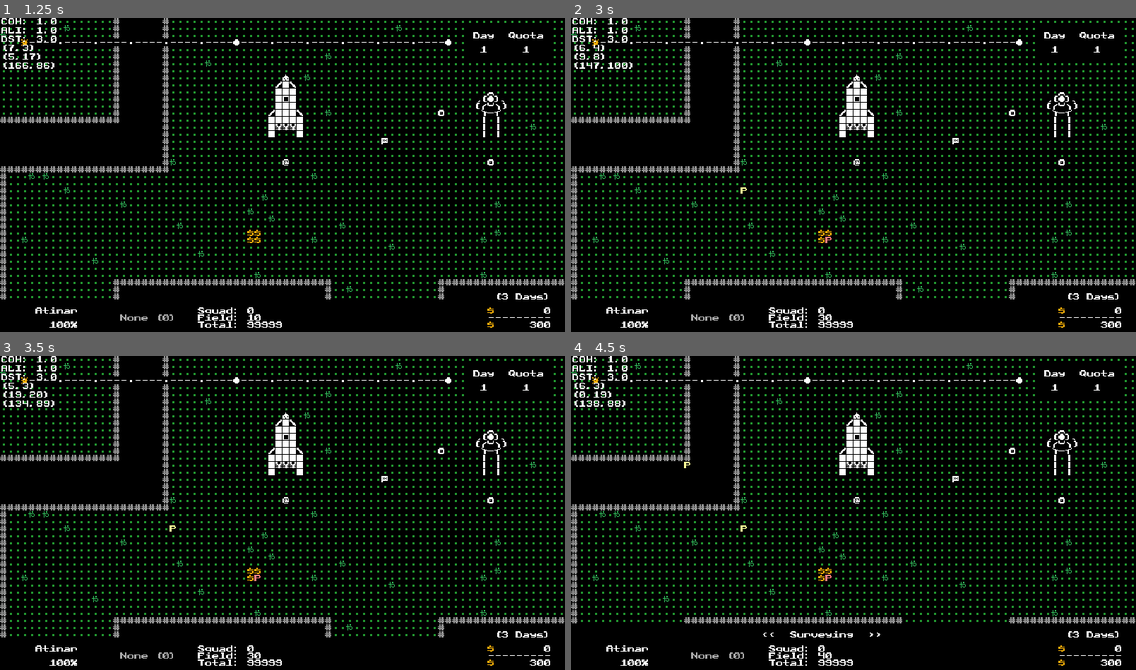
Above: before the commit, frames 1-4 (two rows, left to right).
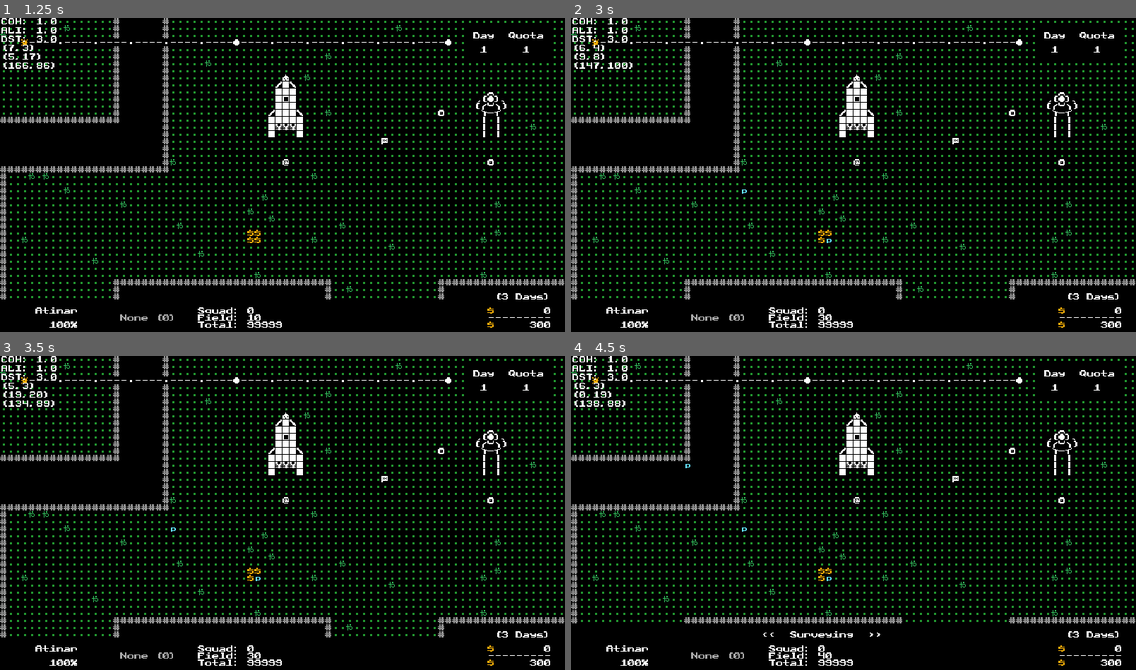
Above: after the commit, the same moments.

Repository: w00tyd00d/Roguemin
Game: Godot game, scene res://prefabs/main.tscn
Same seed, same stepped clock (60 frames per second), same inputs: the game is played once before the commit and once after it.
Inputs (mouse positions are in pixels of both pictures, inside the frame that each line leads up to):
- Up to frame 1 (1.25 s): tap Enter (c_confirm) at 0.5 s; drag from (282, 159) to (339, 105) at 0.52 s
- Up to frame 2 (3 s): tap Enter (c_confirm) at 1.25, 2, 2.1, 2.75 s; drag from (740, 193) to (825, 240) at 1.27 s; move the mouse to (910, 105) at 2.02 s; hold E (c_cycle_right) 2.03-2.75 s; drag from (825, 240) to (684, 127) at 2.77 s
- Up to frame 3 (3.5 s): no input
- Up to frame 4 (4.5 s): tap Enter (c_confirm) at 3.5, 4.25 s; move the mouse to (1023, 563) at 3.52 s; hold Q (c_cycle_left) 3.53-4.25 s; tap X (c_survey) at 3.6 s; drag from (684, 465) to (768, 434) at 4.27 s

Frame 1 is identical in both runs. In frame 2, less than 0.1% of the frame differs, in the area x 30-47%, y 53-72%; in frame 3, less than 0.1%; in frame 4, less than 0.1%, in the area x 20-47%, y 33-72%.
Error before the commit: Cannot call method 'clear' on a null value. (res://scripts/dual_map_layer.gd:20)
Error after the commit: Parse Error: The function signature doesn't match the parent. Parent signature is "do_action(Entity) -> ActionResult". (res://scripts/states/inanimate/inanimat…

Commit message:
Update State object and added ActionResult subclass

Diff:
--- a/script_templates/State/default.gd
+++ b/script_templates/State/default.gd
@@ -21,16 +21,17 @@
 
 
 # Changes how energy is consumed from the entity
-func use_energy(ent: Entity) -> void:
-    super(ent)
+func use_energy(ent: Entity, override := -1) -> void:
+    super(ent, override)
 
 
-# Attempts to perform an action to consume energy
-func do_action(ent: Entity) -> Array:
-    # Returns array of values:
-    #   [0]: bool, Result of the action
-    #   [1]: States.Enum, OPTIONAL new state
-    return [false]
+# Returns ActionResult object:
+#   success: bool, Result of the action
+#   override: int, OPTIONAL overridden energy cost
+# Chain a .new_state(state) call to include:
+#   state: enum, OPTIONAL new state to enter
+func do_action(ent: Entity) -> ActionResult:
+    return result(false)
 
 
 # Called when leaving the state
--- a/scripts/attack_indicator.gd
+++ b/scripts/attack_indicator.gd
@@ -101,7 +101,7 @@
     var debug_cb := func(ctx: DDARC.Context):
         _set_attack_position(ctx.grid_position)
 
-    var default_cb := func(ctx: DDARC.Context):
+    var default_cb := func(_ctx: DDARC.Context):
         pass
 
     var callback := debug_cb if Engine.is_editor_hint() else default_cb
--- a/scripts/entities/multi_tile_entity.gd
+++ b/scripts/entities/multi_tile_entity.gd
@@ -6,7 +6,7 @@
 var type : Type.Entity
 
 ## The exact center point of the entity.
-var center : Vector2
+# var center : Vector2
 
 ## The length from the center tile of the entity.
 var radius : int
@@ -47,8 +47,7 @@
 var default_carry_location : Tile
 
 ## The flag representing if the entity's bounding radius is even.
-var _is_even : bool :
-    get: return center == Vector2()
+var _is_even : bool
 
 
 func _init() -> void:
@@ -57,19 +56,6 @@
 
 func _ready() -> void:
     add_to_group(&"entities")
-
-
-func distance_to(pos: Vector2i, radial := false) -> float:
-    var cpos := grid_position
-
-    if _is_even:
-        if pos.x < grid_position.x: cpos.x -= 1
-        if pos.y < grid_position.y: cpos.y -= 1
-
-    if radial:
-        return maxf(0, cpos.distance_to(pos) - radius)
-
-    return maxf(0, Util.chebyshev_distance(cpos, pos) - radius)
 
 
 func delete() -> void:
@@ -90,6 +76,15 @@
     queue_free()
 
 
+func distance_to(pos: Vector2i, radial := false) -> float:
+    var cpos := _get_center_position_from(pos)
+
+    if radial:
+        return maxf(0, cpos.distance_to(pos) - radius)
+
+    return maxf(0, Util.chebyshev_distance(cpos, pos) - radius)
+
+
 func move_towards(target: Tile) -> bool:
     var dir := Direction.by_delta(grid_position, target.grid_position)
     var dest := world.get_tile(grid_position + dir.vector)
@@ -115,6 +110,10 @@
     for pos in area_positions:
         res.append(from + pos)
     return res
+
+
+func get_closest_unit(radial := false) -> Unit:
+    return GameState.unit_manager.get_closest_unit_to(grid_position, radial, radius)
 
 
 # func within_radius(pos: Vector2i) -> bool:
@@ -198,18 +197,29 @@
 
     @warning_ignore("integer_division")
     radius = size.x / 2 - 1
-
-    var cx := 0.0 if size.x % 2 == 0 else 0.5
-    var cy := 0.0 if size.y % 2 == 0 else 0.5
-    center = Vector2(cx, cy)
+    _is_even = size.x % 2 == 0
 
     _handle_latch_points()
 
     area_positions = get_used_cells()
 
 
+func _get_center_position_from(dest: Vector2i) -> Vector2i:
+    if not _is_even:
+        return grid_position
+
+    # Adjust position of grid_position based on direction
+    # of given position if the entity has an even diameter
+    var cpos := grid_position
+
+    if dest.x < grid_position.x: cpos.x -= 1
+    if dest.y < grid_position.y: cpos.y -= 1
+
+    return cpos
+
+
 func _handle_latch_points() -> void:
-    var glyph := Glyph.LATCH_POINT # The % glyph
+    var glyph := Glyph.LATCH_POINT # Glyph: %
     var latch_points := get_used_cells_by_id(0, glyph.atlas_pos)
 
     latch_point_count = latch_points.size()
--- a/scripts/lib/glyph.gd
+++ b/scripts/lib/glyph.gd
@@ -69,12 +69,6 @@
 var alt_tile_id : int
 
 
-func _init(src: int, atlas_coords: Vector2, _alt_tile_id := 0) -> void:
-    source = src
-    atlas_pos = atlas_coords
-    alt_tile_id = _alt_tile_id
-
-
 static func get_from(map: TileMapLayer, pos: Vector2i) -> Glyph:
     var src := map.get_cell_source_id(pos)
     var atlas_coords := map.get_cell_atlas_coords(pos)
@@ -82,9 +76,15 @@
     return Glyph.new(src, atlas_coords, alt_tile)
 
 
+func _init(src: int, atlas_coords: Vector2, _alt_tile_id := 0) -> void:
+    source = src
+    atlas_pos = atlas_coords
+    alt_tile_id = _alt_tile_id
+
+
 func matches(glyph: Glyph, fuzzy := false) -> bool:
     if (source != glyph.source or
         atlas_pos != glyph.atlas_pos):
-            return false
+        return false
 
-    return true if fuzzy else alt_tile_id == glyph.alt_tile_id
+    return fuzzy or alt_tile_id == glyph.alt_tile_id
--- a/scripts/states/brain.gd
+++ b/scripts/states/brain.gd
@@ -92,10 +92,10 @@
 func _handle_action() -> bool:
     var res := state.do_action(entity)
 
-    if res.size() > 1:
-        change_state(res[1])
+    if res.state != -1:
+        change_state(res.state)
 
-    if res[0]:
-        state.use_energy(entity)
+    if res.success:
+        state.use_energy(entity, res.energy)
 
-    return res[0]
+    return res.success
--- a/scripts/states/spotty_red/spotty_red_attack.gd
+++ b/scripts/states/spotty_red/spotty_red_attack.gd
@@ -21,16 +21,16 @@
 
 
 # Changes how energy is consumed from the entity
-func use_energy(ent: Entity) -> void:
-    super(ent)
+func use_energy(ent: Entity, override := -1) -> void:
+    super(ent, override)
 
 
 # Attempts to perform an action to consume energy
-func do_action(ent: Entity) -> Array:
+func do_action(ent: Entity) -> ActionResult:
     # Returns array of values:
     #   [0]: bool, Result of the action
     #   [1]: States.Enum, OPTIONAL new state
-    return [false]
+    return result(false)
 
 
 # Called when leaving the state
--- a/scripts/states/spotty_red/spotty_red_chase.gd
+++ b/scripts/states/spotty_red/spotty_red_chase.gd
@@ -21,16 +21,16 @@
 
 
 # Changes how energy is consumed from the entity
-func use_energy(ent: Entity) -> void:
-    super(ent)
+func use_energy(ent: Entity, override := -1) -> void:
+    super(ent, override)
 
 
 # Attempts to perform an action to consume energy
-func do_action(ent: Entity) -> Array:
+func do_action(ent: Entity) -> ActionResult:
     # Returns array of values:
     #   [0]: bool, Result of the action
     #   [1]: States.Enum, OPTIONAL new state
-    return [false]
+    return result(false)
 
 
 # Called when leaving the state
--- a/scripts/states/spotty_red/spotty_red_return.gd
+++ b/scripts/states/spotty_red/spotty_red_return.gd
@@ -21,16 +21,16 @@
 
 
 # Changes how energy is consumed from the entity
-func use_energy(ent: Entity) -> void:
-    super(ent)
+func use_energy(ent: Entity, override := -1) -> void:
+    super(ent, override)
 
 
 # Attempts to perform an action to consume energy
-func do_action(ent: Entity) -> Array:
+func do_action(ent: Entity) -> ActionResult:
     # Returns array of values:
     #   [0]: bool, Result of the action
     #   [1]: States.Enum, OPTIONAL new state
-    return [false]
+    return result(false)
 
 
 # Called when leaving the state
--- a/scripts/states/spotty_red/spotty_red_sleep.gd
+++ b/scripts/states/spotty_red/spotty_red_sleep.gd
@@ -7,44 +7,27 @@
     name = "spotty_red_sleep"
 
 
-# Called when entering the state
-# func enter(ent: Entity) -> void:
-#     super(ent)
-
-
-# Changes what the cost of the action will be
-# func get_cost(ent: Entity) -> int:
-#     return super(ent)
-
-
 # Changes the rules for when the entity can act
 func can_act(_ent: Entity) -> bool:
     return true
 
 
-# Changes how energy is consumed from the entity
-func use_energy(ent: Entity) -> void:
+func use_energy(ent: Entity, _override := -1) -> void:
     ent.brain.reset_energy()
 
 
 # Attempts to perform an action to consume energy
-func do_action(_ent: Entity) -> Array:
+func do_action(_ent: Entity) -> ActionResult:
     var ent := _ent as Enemy
-    var mgr := GameState.unit_manager
-    var unit := mgr.get_closest_unit_to(ent.grid_position, true)
+    var unit := ent.get_closest_unit(true)
 
     if not unit:
-        return [false]
+        return result(false)
 
     var dist := ent.distance_to(unit.grid_position, true)
 
     if dist <= DISTURB_RADIUS:
         ent.target_entity = unit
-        return [true, States.SpottyRed.CHASE]
+        return result(true).new_state(States.SpottyRed.CHASE)
 
-    return [false]
-
-
-# Called when leaving the state
-# func exit(ent: Entity) -> void:
-#     super(ent)
+    return result(false)
--- a/scripts/states/spotty_red/spotty_red_wake_up.gd
+++ b/scripts/states/spotty_red/spotty_red_wake_up.gd
@@ -11,14 +11,14 @@
 
 
 func get_cost(_ent: Entity) -> int:
-    return _def_cost * 2
+    return DEFAULT_COST * 2
 
 
-func do_action(ent: Entity) -> Array:
+func do_action(ent: Entity) -> ActionResult:
     var enemy := _enemy(ent)
     var pos := enemy.grid_position
     var unit := GameState.unit_manager.get_closest_unit_to(pos)
 
     enemy.target_entity = unit
 
-    return [true, States.SpottyRed.CHASE]
+    return result(true).new_state(States.SpottyRed.CHASE)
--- a/scripts/states/state.gd
+++ b/scripts/states/state.gd
@@ -1,4 +1,7 @@
 class_name State extends RefCounted
+
+# Shorthand for the default cost of an action
+const DEFAULT_COST := Globals.DEFAULT_TURN_COST
 
 # Shorthand for global values
 var world : World :
@@ -9,9 +12,8 @@
 
 var name := "unknown_state"
 
-## Shorthand for the default cost of an action
-var _def_cost : int :
-    get: return Globals.DEFAULT_TURN_COST
+# Do not call directly, use result(bool) method instead
+var _action_result := ActionResult.new()
 
 
 func enter(_ent: Entity) -> void:
@@ -23,22 +25,28 @@
 
 
 func get_cost(_ent: Entity) -> int:
-    return _def_cost
+    return DEFAULT_COST
 
 
 func can_act(_ent: Entity) -> bool:
     return _ent.brain.energy >= get_cost(_ent)
 
 
-func use_energy(_ent: Entity) -> void:
-    _ent.brain.energy -= get_cost(_ent)
+func use_energy(_ent: Entity, override := -1) -> void:
+    _ent.brain.energy -= override if override >= 0 else get_cost(_ent)
 
 
-func do_action(_ent: Entity) -> Array:
-    # Returns array of values:
-    #   [0]: bool, Result of the action
-    #   [1]: StringName, OPTIONAL new state
-    return [false]
+func do_action(_ent: Entity) -> ActionResult:
+    return result(false)
+
+
+# Returns ActionResult object:
+#   success: bool, Result of the action
+#   override: int, OPTIONAL overridden energy cost
+# Chain a .new_state(state) call to include:
+#   state: enum, OPTIONAL new state to enter
+func result(success: bool, energy_override := -1) -> ActionResult:
+    return _action_result.update(success, energy_override)
 
 
 func _mte(ent: Entity) -> MultiTileEntity:
@@ -51,3 +59,20 @@
     if ent is Enemy:
         return ent
     return null
+
+
+## The results of an action made by the state
+class ActionResult:
+    var success: bool
+    var energy: int
+    var state: int
+
+    func update(valid: bool, energy_override: int) -> ActionResult:
+        success = valid
+        energy = energy_override
+        state = -1
+        return self
+
+    func new_state(state_enum: int) -> ActionResult:
+        state = state_enum
+        return self
--- a/scripts/states/unit/unit_carry.gd
+++ b/scripts/states/unit/unit_carry.gd
@@ -10,14 +10,14 @@
     super(ent)
 
 
-func do_action(ent: Entity) -> Array:
+func do_action(ent: Entity) -> ActionResult:
     if not ent.held_object:
         if ent.target.is_latch_position(ent.grid_position):
             ent.grab_object(ent.target)
-            return [false]
-        return [ent.move_towards(ent.target.current_tile)]
+            return result(false)
+        return result(ent.move_towards(ent.target.current_tile))
 
-    return [false]
+    return result(false)
 
 
 func exit(ent: Entity) -> void:
--- a/scripts/states/unit/unit_follow.gd
+++ b/scripts/states/unit/unit_follow.gd
@@ -14,13 +14,13 @@
 func get_cost(ent: Entity) -> int:
     # ALLOW TO BE MODIFIED BY BEING BOOSTED WITH SPICY SPRAY
     # AND RUSH BOOTS!
-    var step := _def_cost
+    var step := DEFAULT_COST
     var dist := Util.chebyshev_distance(ent.grid_position, player.grid_position)
     return step - 20 if dist > 8 else step
 
 
-func do_action(ent: Entity) -> Array:
-    if not player: return [false]
+func do_action(ent: Entity) -> ActionResult:
+    if not player: return result(false)
 
     var unit := ent as Unit
 
@@ -31,13 +31,14 @@
     var dest := tether.tail.current_tile
 
     if not unit._in_range_of_tether():
-        return [false, States.Unit.IDLE]
+        # return [false, States.Unit.IDLE]
+        return result(false).new_state(States.Unit.IDLE)
 
     var path := unit.path
 
     if unit._can_see_tether():
         path = []
-        return [unit.move_towards(dest)]
+        return result(unit.move_towards(dest))
 
     if (path.is_empty() or
         Util.chebyshev_distance(path[0], dest.grid_position) >= 5 or
@@ -47,13 +48,13 @@
             unit._broadcast_path()
 
     if path.is_empty():
-        return [false]
+        return result(false)
 
     var dist := Util.chebyshev_distance(unit.grid_position, path[-1])
 
     if dist < 2:
         path.pop_back()
     if not path.is_empty():
-        return [unit.move_towards(world.get_tile(path[-1]))]
+        return result(unit.move_towards(world.get_tile(path[-1])))
 
-    return [false]
+    return result(false)
--- a/scripts/states/unit/unit_idle.gd
+++ b/scripts/states/unit/unit_idle.gd
@@ -14,9 +14,9 @@
     super(ent)
 
 
-func do_action(_ent: Entity) -> Array:
+func do_action(_ent: Entity) -> ActionResult:
     # Stand still and do nothing
-    return [false]
+    return result(false)
 
 
 func exit(ent: Entity) -> void:
--- a/scripts/states/unit/unit_return.gd
+++ b/scripts/states/unit/unit_return.gd
@@ -10,9 +10,5 @@
     super(ent)
 
 
-func do_action(ent: Entity) -> Array:
-    return [ent.move_towards(world.unit_ship_tile)]
-
-
-# func exit(ent: Entity) -> void:
-#     super(ent)
+func do_action(ent: Entity) -> ActionResult:
+    return result(ent.move_towards(world.unit_ship_tile))
--- a/scripts/world/unit_manager.gd
+++ b/scripts/world/unit_manager.gd
@@ -24,7 +24,7 @@
     return null
 
 
-func get_closest_unit_to(pos: Vector2i, radial := false) -> Unit:
+func get_closest_unit_to(pos: Vector2i, radial := false, outside := 0.0) -> Unit:
     var best := 2**31 - 1.0
     var res: Unit = null
 
@@ -41,7 +41,7 @@
         else:
             dist = Util.chebyshev_distance(unit.grid_position, pos)
 
-        if dist < best:
+        if dist < best and dist >= outside:
             res = unit
             best = dist
 
